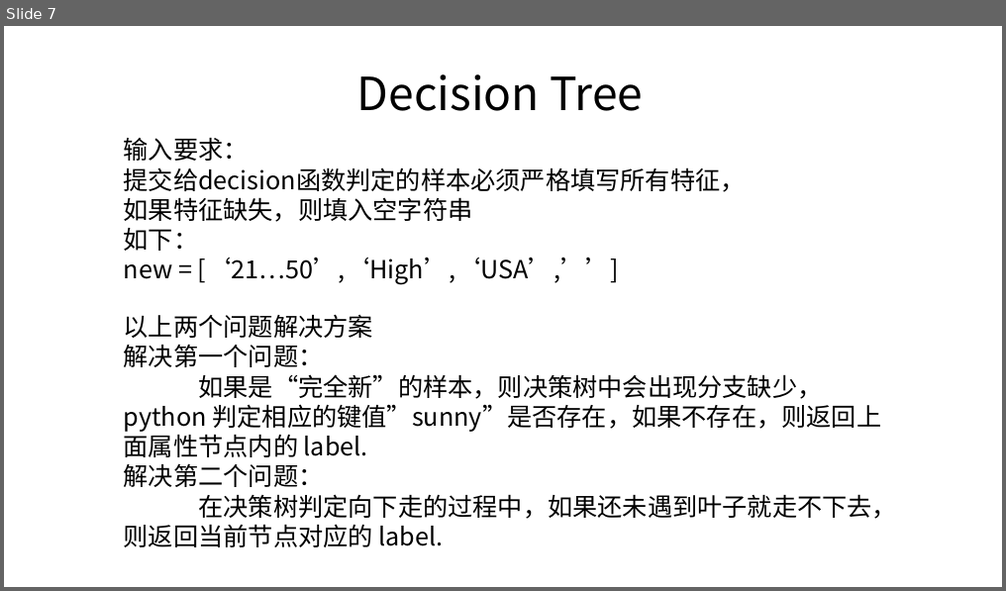
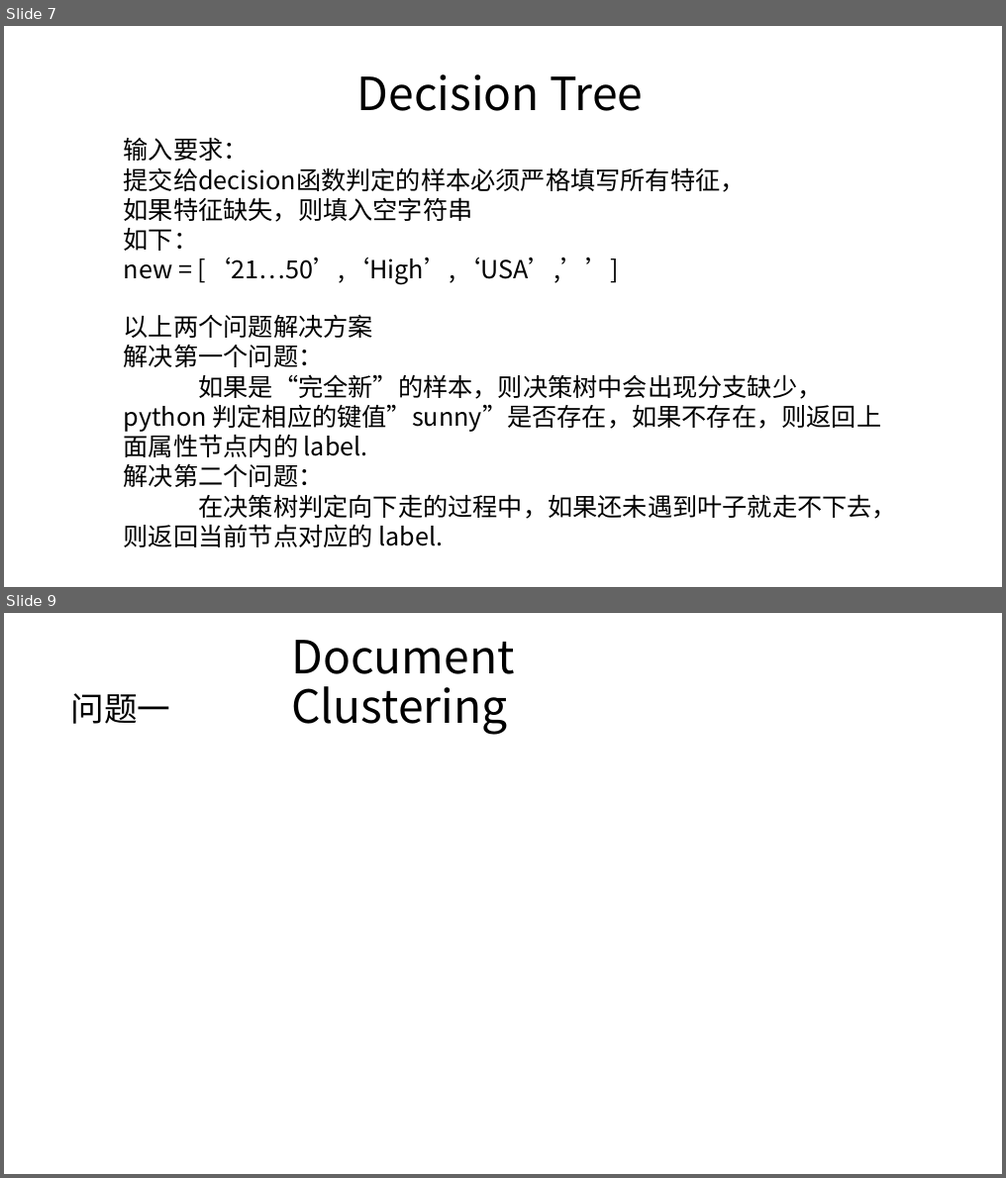
Before and after one commit to JackLuSun/InfoTheory, a slide deck: GroupHomework/Record.pptx. Shown one above the other, each under a label of ours: slide 7 before the commit, slides 7 and 9 after it; the slides between them are not shown. The pictures are 1006x591 and 1006x1178 pixels, drawn with LibreOffice and Linux fonts; fonts in the diff are those of the drawing; grey boxes stand for pictures. Boxes give left, top, right and bottom in pixels: in the first picture for what was removed or moved away, otherwise in the second. Text is boxed around its words. In the diff, an @@ line names an element or a change of style, - is before the commit and + after.

```diff
--- a/GroupHomework/Record.pptx
+++ b/GroupHomework/Record.pptx
@@ slide 9 added at <box>4,613,1002,1174</box>, background #FFFFFF @@
@@ title added at <box>291,640,514,735</box>, 44 pt, text #000000 @@
+Document Clustering
@@ text added at <box>71,693,171,724</box>, 32 pt, text #000000 @@
+问题一
```
Also in this commit, not shown: 1 slide changed, 2 other slides added.
